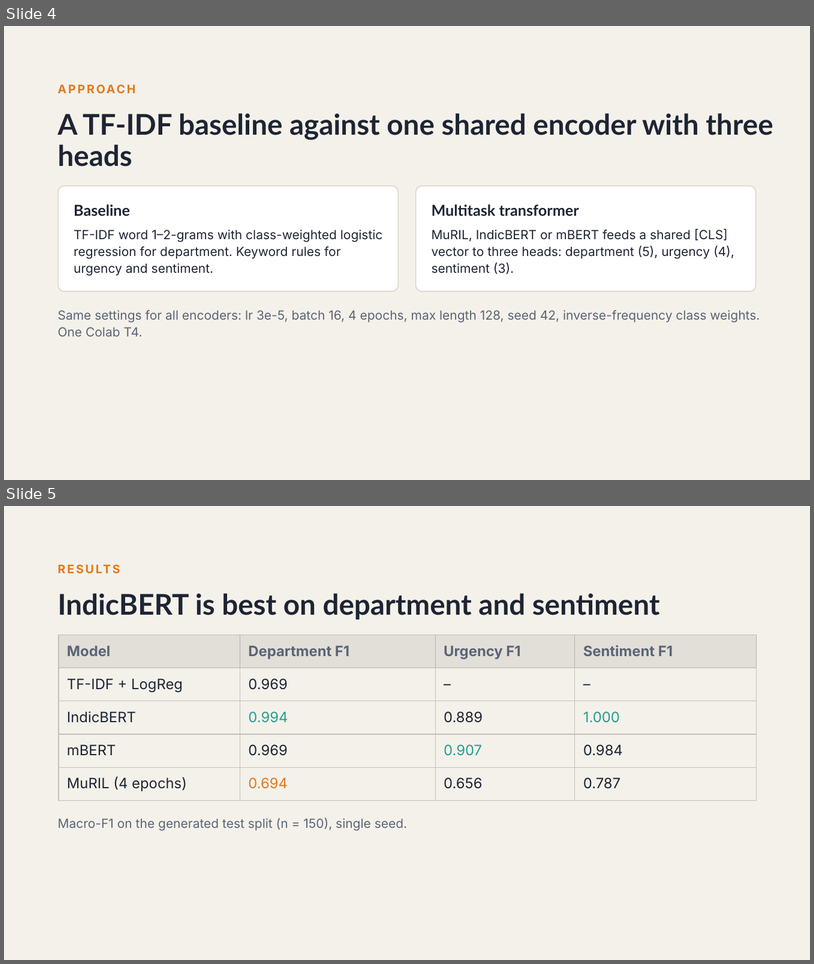
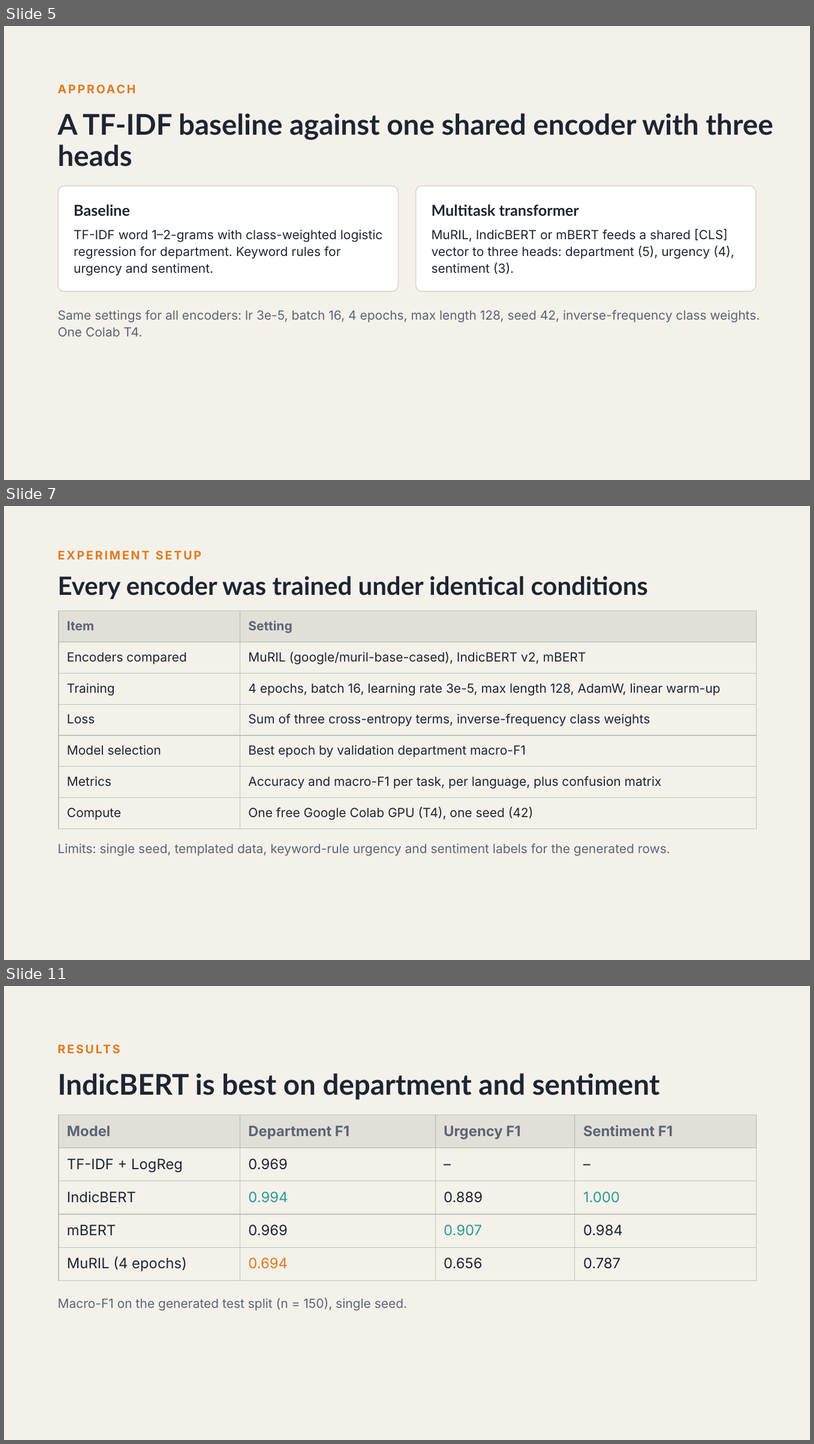
Before and after one commit to sam131725/public_grievenes, a slide deck: docs/slides/P8_Mid-term_Review.pptx. Shown one above the other, each under a label of ours: slides 4 and 5 before the commit, slides 5, 7 and 11 after it; the slides between them are not shown. The pictures are 814x964 and 814x1444 pixels, drawn with LibreOffice and Linux fonts; fonts in the diff are those of the drawing. Boxes give left, top, right and bottom in pixels: in the first picture for what was removed or moved away, otherwise in the second. Text is boxed around its words. In the diff, an @@ line names an element or a change of style, - is before the commit and + after.

```diff
--- a/docs/slides/P8_Mid-term_Review.pptx
+++ b/docs/slides/P8_Mid-term_Review.pptx
@@ slide 7 added at [4,506,810,960], background #F4F1EA @@
@@ text added at [58,550,201,559], 14 pt, text #E07A1F, bold @@
+EXPERIMENT SETUP
@@ title added at [58,576,648,599], 30 pt, text #1D2433, bold @@
+Every encoder was trained under identical conditions
@@ table added at [59,610,756,828], 7 rows, 2 columns @@
+Item | Setting
+Encoders compared | MuRIL (google/muril-base-cased), IndicBERT v2, mBERT
+Training | 4 epochs, batch 16, learning rate 3e-5, max length 128, AdamW, linear warm-up
+Loss | Sum of three cross-entropy terms, inverse-frequency class weights
+Model selection | Best epoch by validation department macro-F1
+Metrics | Accuracy and macro-F1 per task, per language, plus confusion matrix
+Compute | One free Google Colab GPU (T4), one seed (42)
@@ text added at [58,843,671,856], 15 pt, text #5B6475 @@
+Limits: single seed, templated data, keyword-rule urgency and sentiment labels for the generated rows.
@@ what was slide 4 is now slide 5 @@
@@ what was slide 5 is now slide 11 @@
```
Also in this commit, not shown: 1 slide changed, 12 other slides added.
